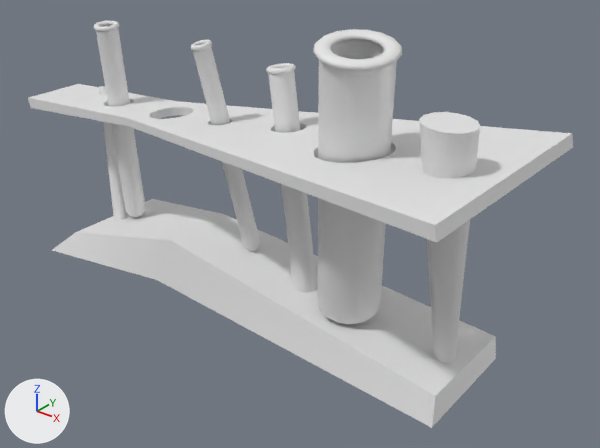
One commit to the FBX model Assets/Meshes/SM_TubesAEssais.FBX: the scene before it, then after it.
The view is the same before and after, from a 50 mm camera at (0.21, -0.237, 0.19) aimed at (0.022, -0.002, 0.045). The axes (+X, +Y, +Z) are drawn at lower left. The lights are the same throughout. Where no turn or scale is listed for an object, it has been applied to the vertices.

In view in the first picture: 'TubesAEssais'.
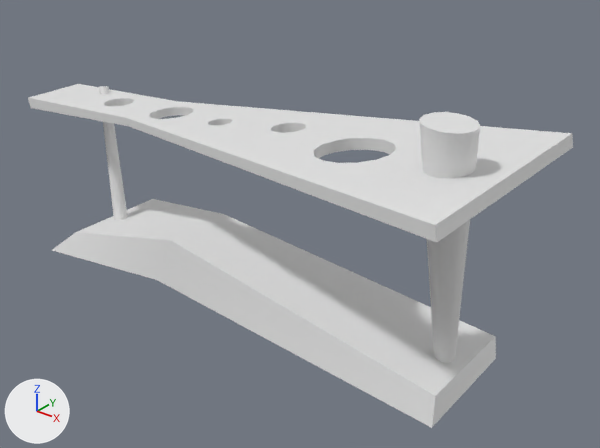
The newer file is also turned or shifted as a whole; pictures and numbers use the older file's frame.

Boxes [x1, y1, x2, y2] around the edits, measured in the pictures (600 x 448 px):
'TubesAEssais', reshaped (15% shorter): before [28, 21, 573, 428]; after [28, 84, 573, 428]
part 1 of me_mesh, deleted: before [94, 21, 402, 324]

What the commit changed:
me_mesh is used by ob_tubesaessais; location (0.1006, 0.0232, 0.0001).
me_mesh had 1292 vertices, 2544 faces and spanned x -0.235..0.015, y -0.084..0.007, z -0.001..0.128.
me_mesh now has 220 vertices, 416 faces and spans x -0.235..0.015, y -0.084..0.007, z -0.001..0.109.
me_mesh part 1: 8 loose pieces with 1072 vertices, spanning x -0.191..-0.026, y -0.058..-0.014, z 0.011..0.128, are deleted.
